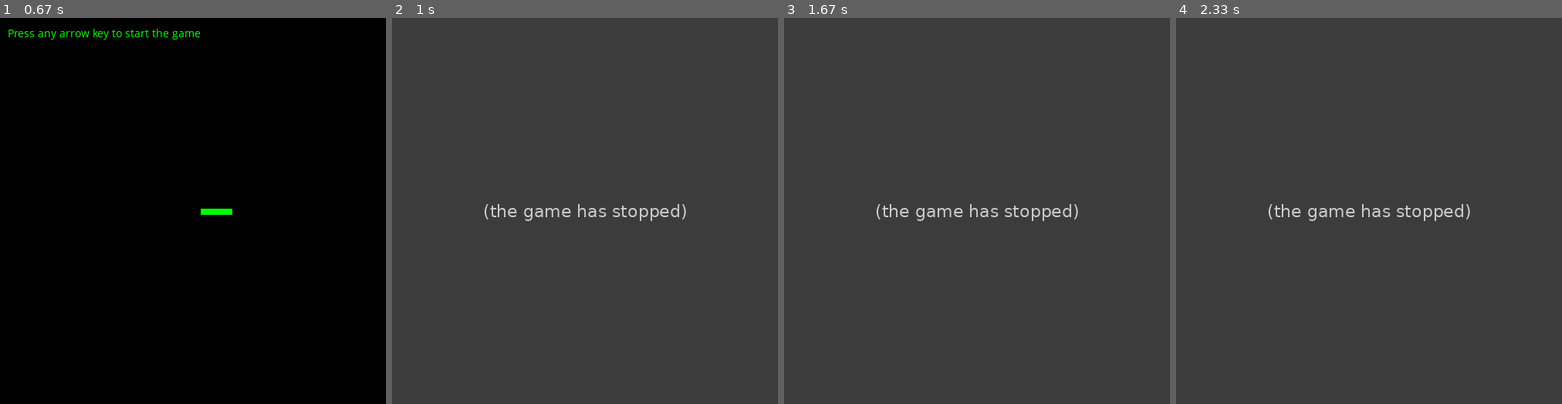
Above: before the commit, frames 1-4 (left to right).
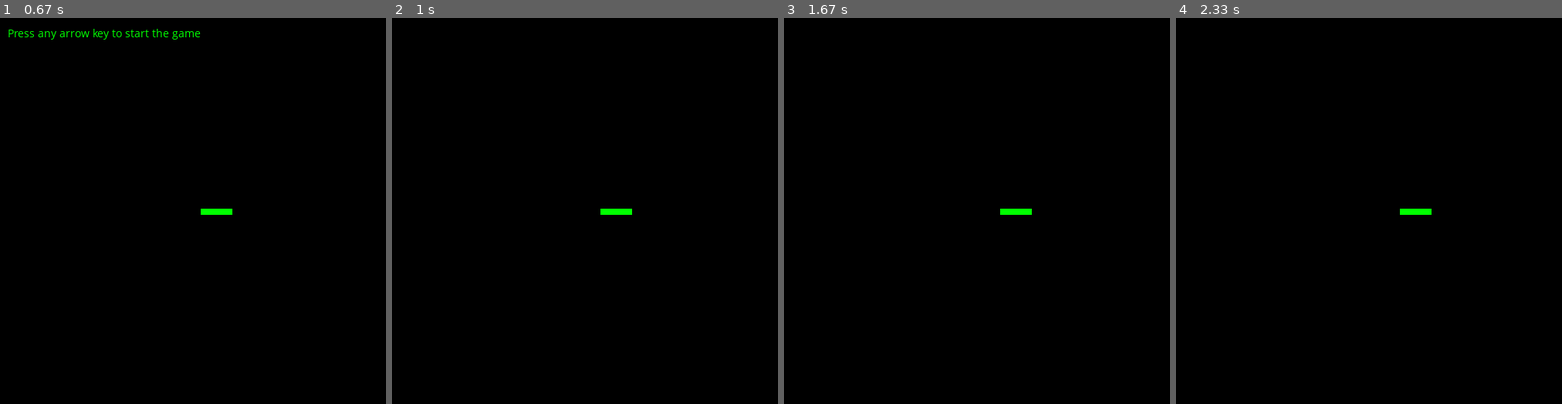
Above: after the commit, the same moments.

Repository: hephzibahponcellat/pygames
Game: pygame game, started from snake/main.py
The game is run twice, just before and just after one commit, with the same random seed, the same clock (stepped at 60 frames per second) and the same inputs.
Inputs:
- Up to frame 1 (0.67 s): hold Right from 0.33 s (still down)
- Up to frame 2 (1 s): release Right at 0.8 s; hold Up from 0.83 s (still down)
- Up to frame 3 (1.67 s): release Up at 1.3 s
- Up to frame 4 (2.33 s): hold Left from 1.83 s (still down)

Frame 1 is identical in both runs. In frame 2, 100% of the frame differs, in the area x 0-100%, y 0-100%; in frame 3, 100%; in frame 4, 100%.
Error before the commit: ValueError: not enough values to unpack (expected 3, got 2) (main.py line 24); the game stopped at 0.83 s (later frames are placeholders)

Commit message:
Update snake_mod.py

Diff:
--- a/snake/snake_mod.py
+++ b/snake/snake_mod.py
@@ -1,5 +1,5 @@
 import pygame
-from time import sleep
+import sys
 
 
 screen_size = 500, 500
@@ -96,15 +96,24 @@
         if down is pressed
             no action
     """
+    print(snake_cur_dir)
     if snake_cur_dir == "right" or snake_cur_dir == "left":
-        if key_pressed == "up" or key_pressed == "down":
-            print("change dir")
+        if key_pressed == "up":
+            print("change dir to up")
+            snake_cur_dir = "up"
+
+        elif key_pressed == "down":
+            print("change dir to down")
+            snake_cur_dir = "down"
 
     elif snake_cur_dir == "up" or snake_cur_dir == "down":
-        if key_pressed == "right" or key_pressed == "left":
-            print("change dir")
+        if key_pressed == "right":
+            print("change dir to right")
+            snake_cur_dir = "right"
 
-    key_pressed = ""
+        elif key_pressed == "left":
+            print("change dir to left")
+            snake_cur_dir = "left"
 
     for x in range(snake_len // 10):
         x1 = x1 + snake_body_scales
@@ -116,7 +125,7 @@
 
     x2y2[0] = x2
 
-    return x1y1, x2y2
+    return x1y1, x2y2, snake_cur_dir
 
 
 def start_game():
